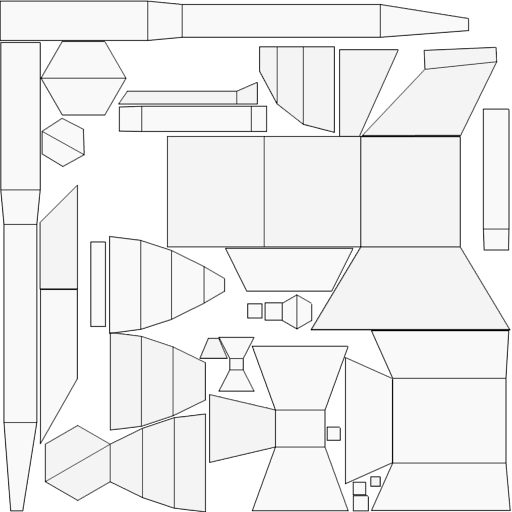
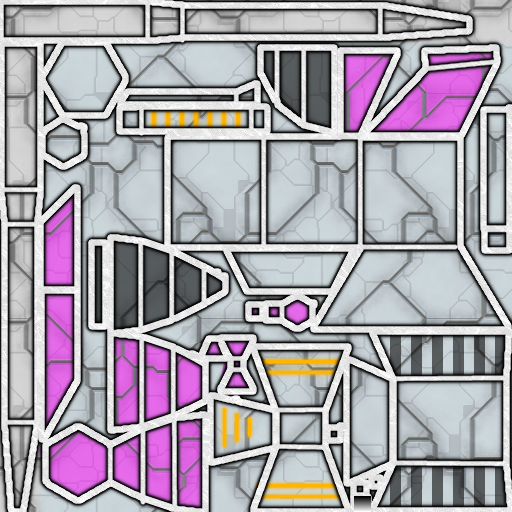
The second 512 × 512 image is a revision of the first. Changes to its layers:
removed layer "andlaunch.png #3" over [0, 0, 470, 512]
removed layer "andlaunch.png #5" over [117, 81, 510, 441]
removed layer "andlaunch.png #2" over [90, 46, 336, 335]
removed layer "andlaunch.png #1" over [44, 294, 367, 512]
hid "andlaunch.png", painted on it over [0, 0, 511, 512]
added layer "sfuma" above "perimetro" over [354, 496, 371, 512]
added layer "perimetro" above "perimetro copia" over [0, 0, 512, 512]
added layer "perimetro copia" above "luci copia #1" over [0, 0, 512, 512]
added layer "luci copia #1" above "luci copia" over [146, 100, 348, 504]
added layer "luci copia" above "luci" over [146, 100, 348, 504]
added layer "luci" above "scuro" over [152, 105, 343, 498]
added layer "scuro" (57%) above "Colore" over [88, 46, 505, 510]
added layer "Colore" (50%) above "missile" over [37, 46, 498, 512]
added layer "missile" above "Livello incollato copia" over [0, 0, 512, 512]
added layer "Livello incollato copia" over [0, 0, 512, 512]
